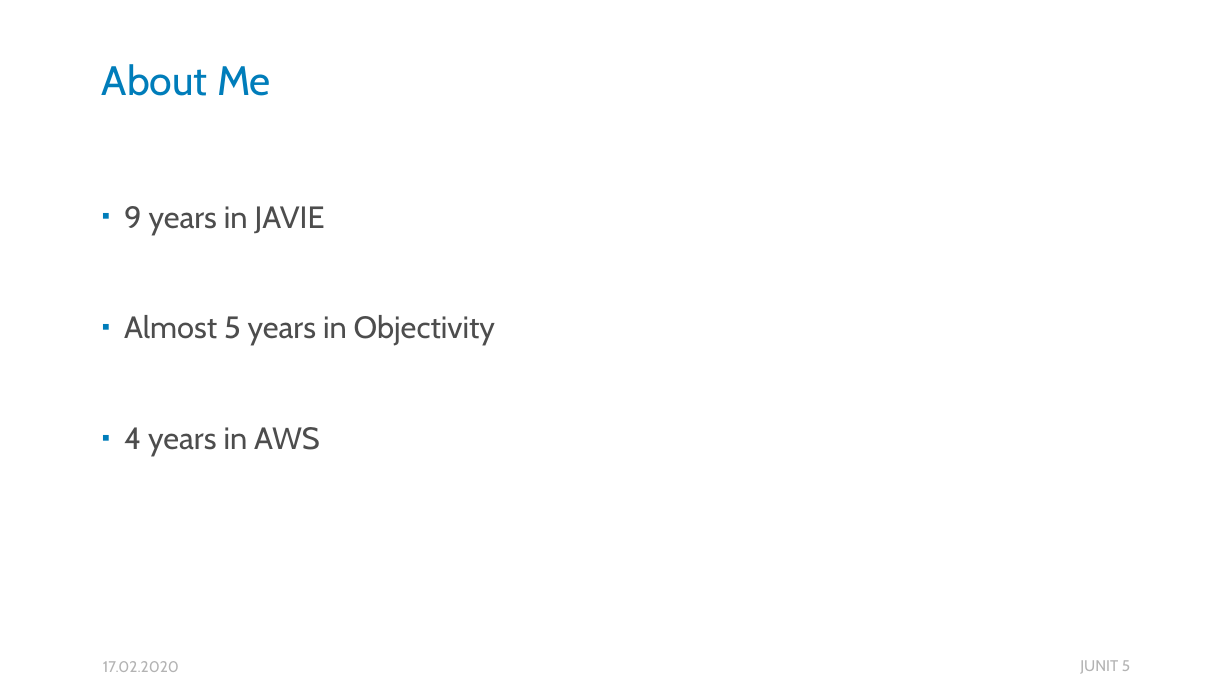
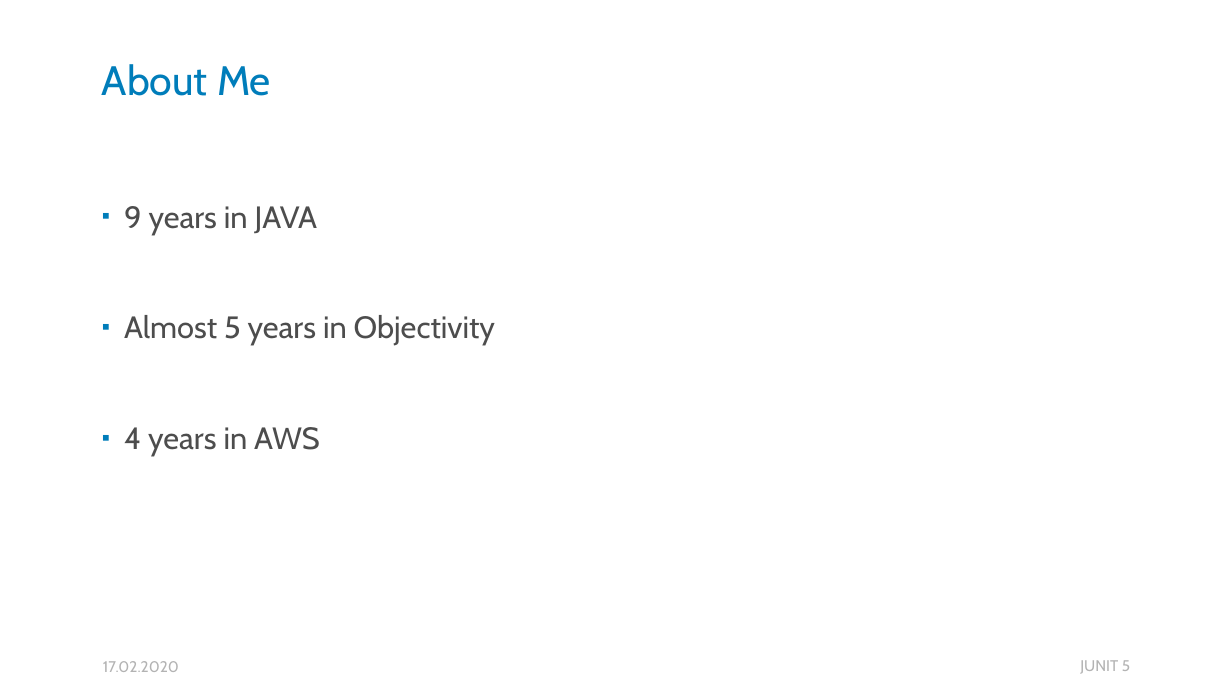
Before and after one commit to HellSpawn287/pf-presentations, a slide deck: slide 2 of ZJAVA/Junit5/Junit5 - ZJAVA.pptx. Drawn at 1232x693 pixels with LibreOffice and Linux fonts; fonts in the diff are those of the drawing. Boxes give left, top, right and bottom in pixels: in the first picture for what was removed or moved away, otherwise in the second. Text is boxed around its words. In the diff, an @@ line names an element or a change of style, - is before the commit and + after.

Commit message:
wording fix

```diff
--- a/ZJAVA/Junit5/Junit5 - ZJAVA.pptx
+++ b/ZJAVA/Junit5/Junit5 - ZJAVA.pptx
@@ text at (124,206,318,234): text changed @@
-▪ 9 years in JAVIE
+▪ 9 years in JAVA
```
